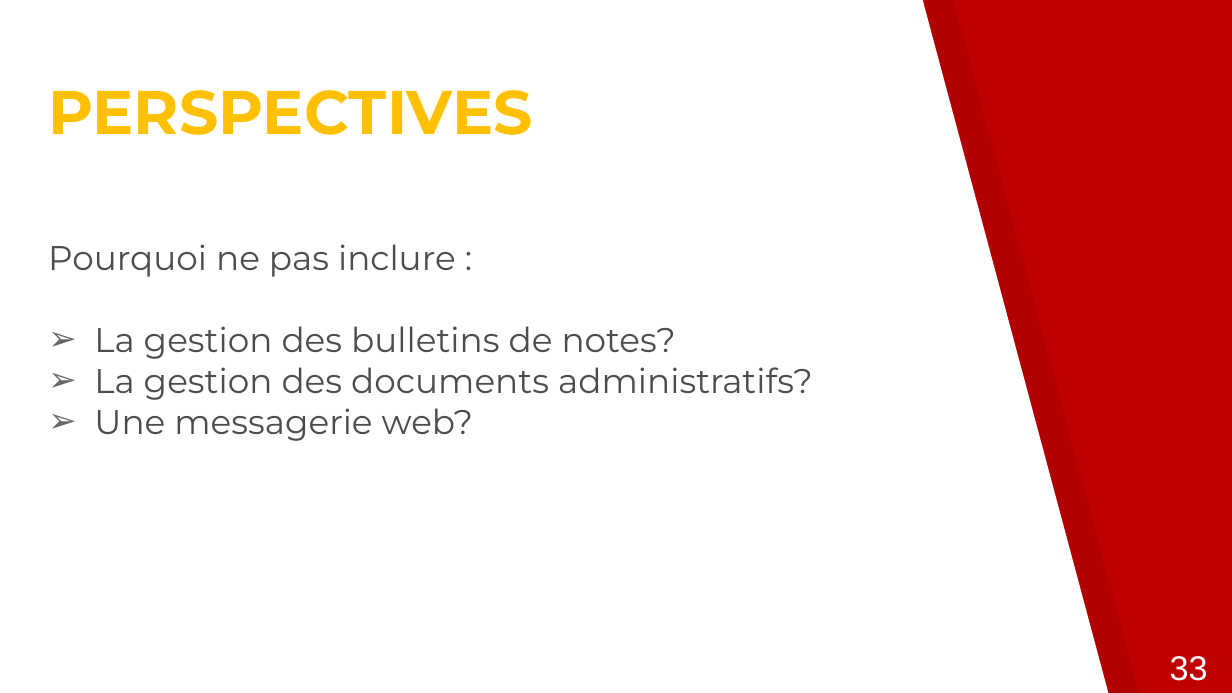
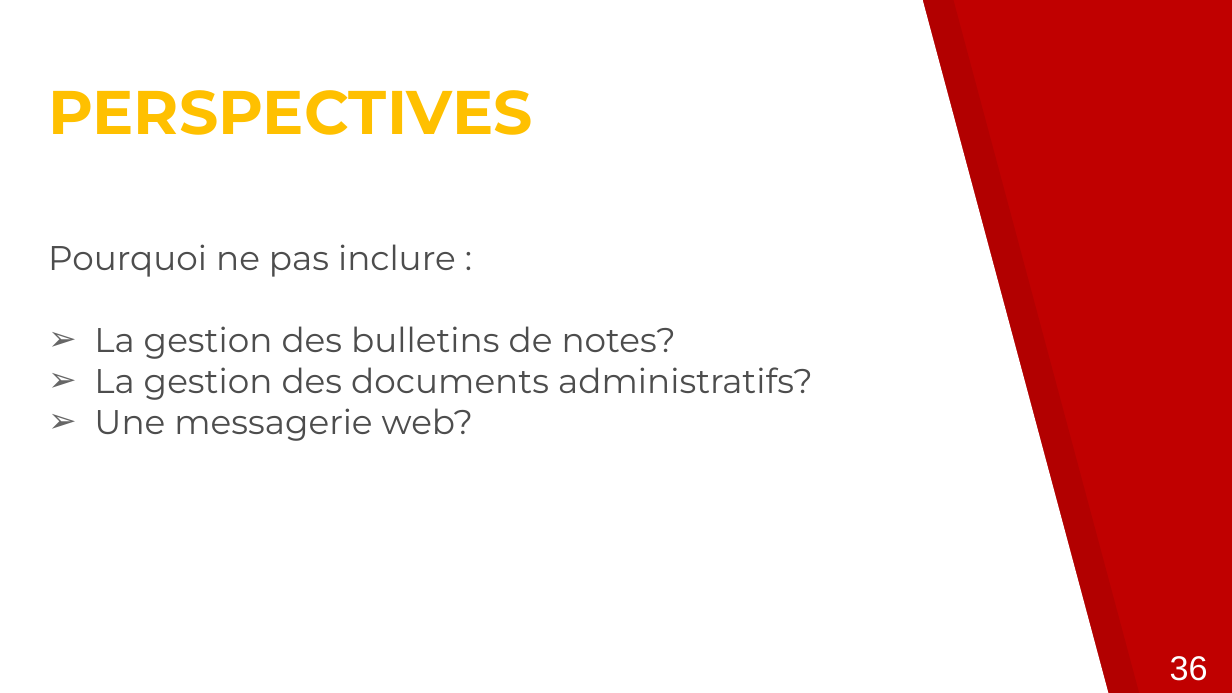
Before and after one commit to JeanPhilippeFall/projet_esp, a slide deck: slide 36 of Présentation DUT.pptx. Drawn at 1232x693 pixels with LibreOffice and Linux fonts; fonts in the diff are those of the drawing. Boxes give left, top, right and bottom in pixels: in the first picture for what was removed or moved away, otherwise in the second. Text is boxed around its words. In the diff, an @@ line names an element or a change of style, - is before the commit and + after.

```diff
--- a/Présentation DUT.pptx
+++ b/Présentation DUT.pptx
@@ text at (1170, 656, 1208, 681): text changed @@
-33
+36
```
Also in this commit, not shown: 20 other slides changed, 1 slide added, 1 slide removed.
